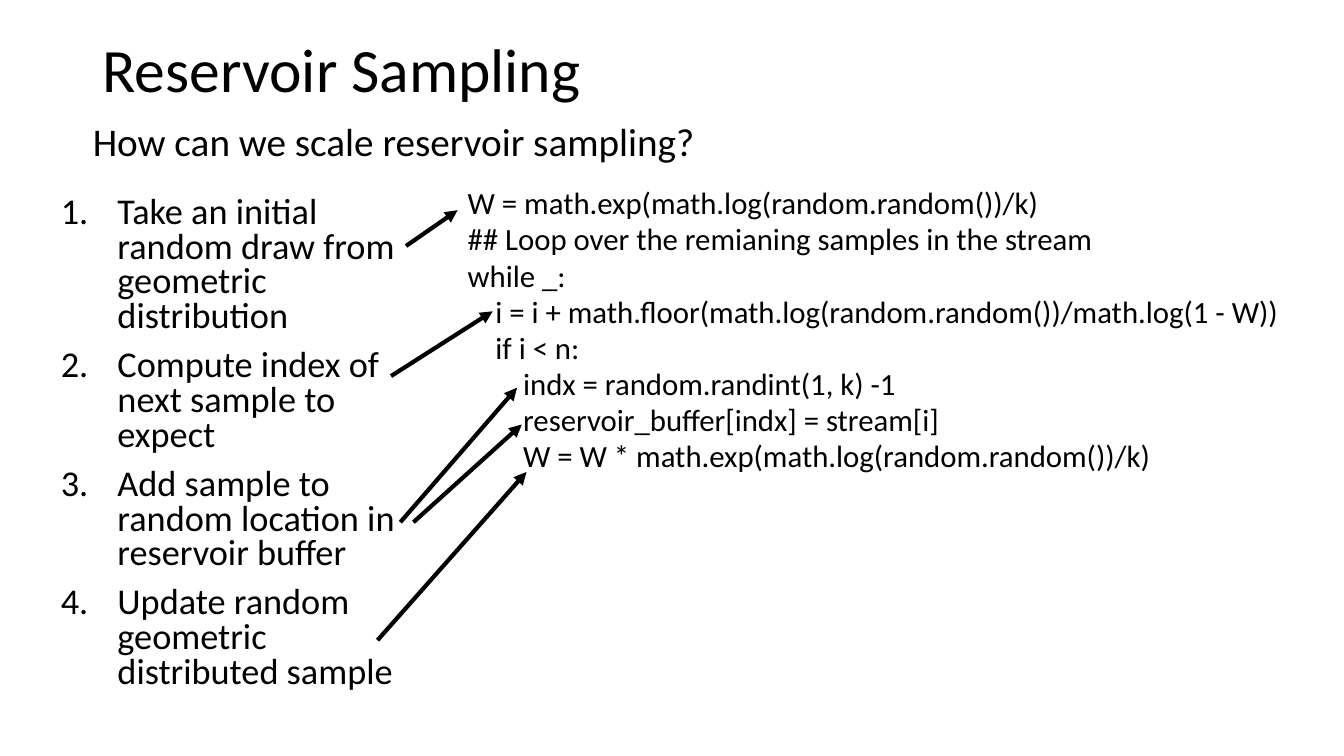
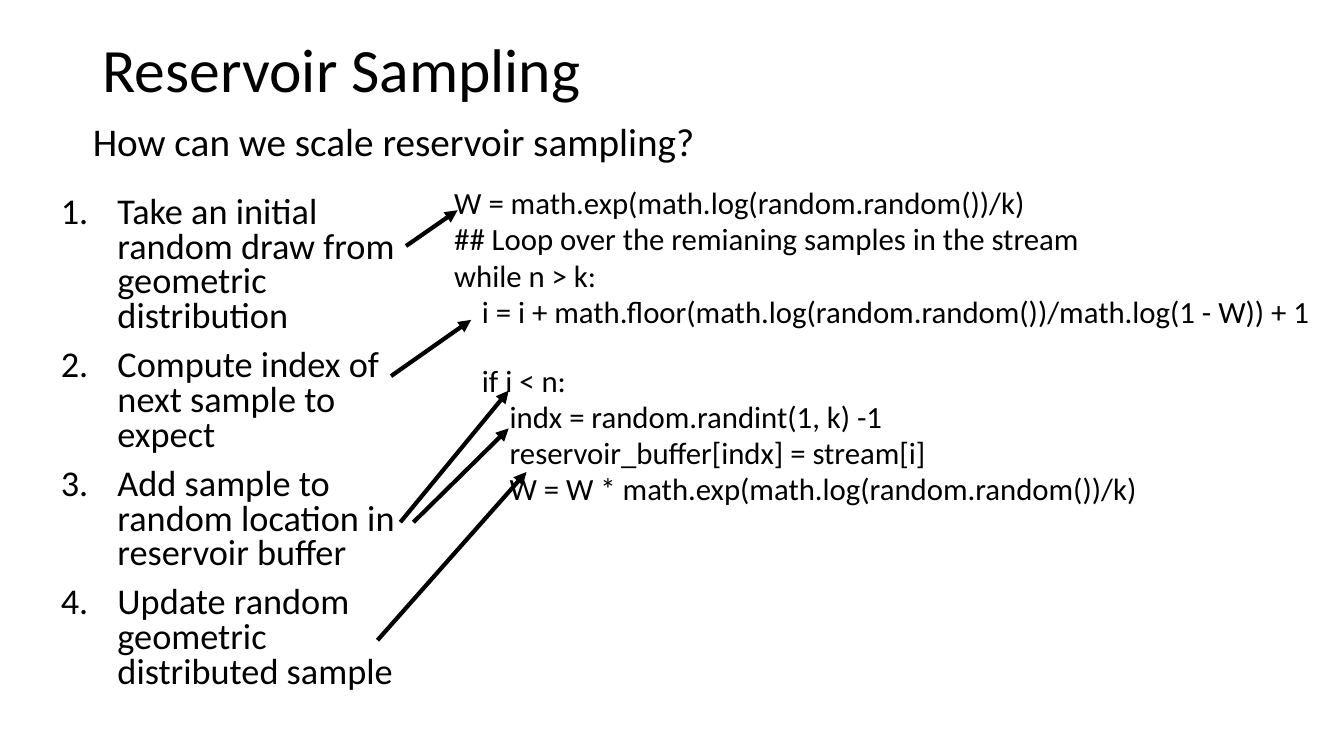
Before and after one commit to StephenElston/CSCI-E-108, a slide deck: slide 41 of slides/6_OnlineAnalytics_Part1.pptx (slide 40 before the commit). Drawn at 1344x756 pixels with LibreOffice and Linux fonts; fonts in the diff are those of the drawing. Boxes give left, top, right and bottom in pixels: in the first picture for what was removed or moved away, otherwise in the second. Text is boxed around its words. In the diff, an @@ line names an element or a change of style, - is before the commit and + after.

Commit message:
Typo corrections from lecture

```diff
--- a/slides/6_OnlineAnalytics_Part1.pptx
+++ b/slides/6_OnlineAnalytics_Part1.pptx
@@ text "W = math.exp(math.log(random.random())/k)": place and size @@
-text "W = math.exp(math.log(random.random())/k)" at box(468, 191, 1278, 475)
+text "W = math.exp(math.log(random.random())/k)" at box(454, 191, 1309, 506)
@@ text at box(454, 265, 1309, 329): text changed @@
-while _:
-i = i + math.floor(math.log(random.random())/math.log(1 - W))
+while n > k:
+i = i + math.floor(math.log(random.random())/math.log(1 - W)) + 1
@@ arrow moved from (391, 376) - (493, 312) to (391, 376) - (471, 320) @@
@@ arrow moved from (400, 522) - (517, 388) to (400, 522) - (509, 391) @@
@@ arrow moved from (413, 522) - (522, 424) to (413, 522) - (509, 429) @@
```
Also in this commit, not shown: 9 other slides changed, 1 slide added.
